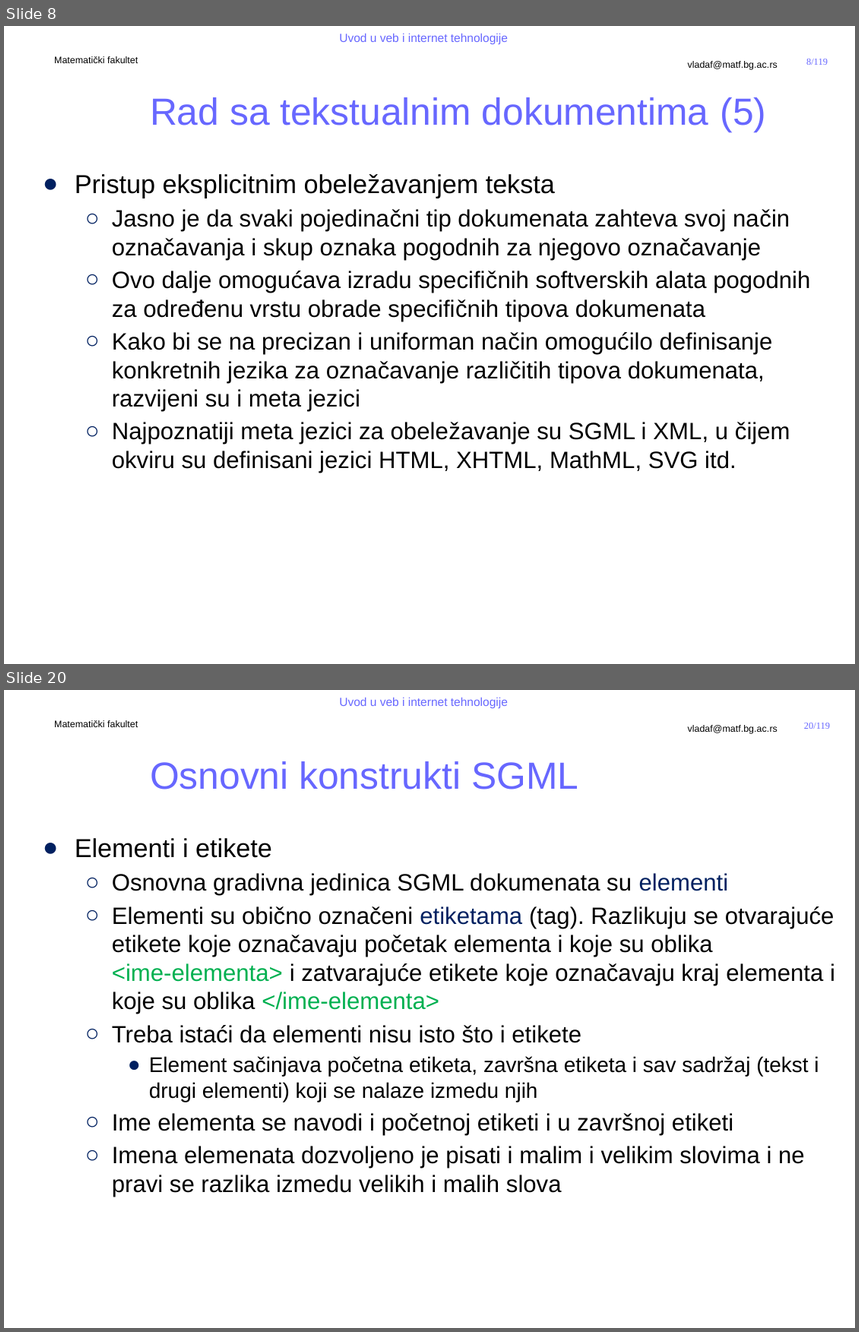
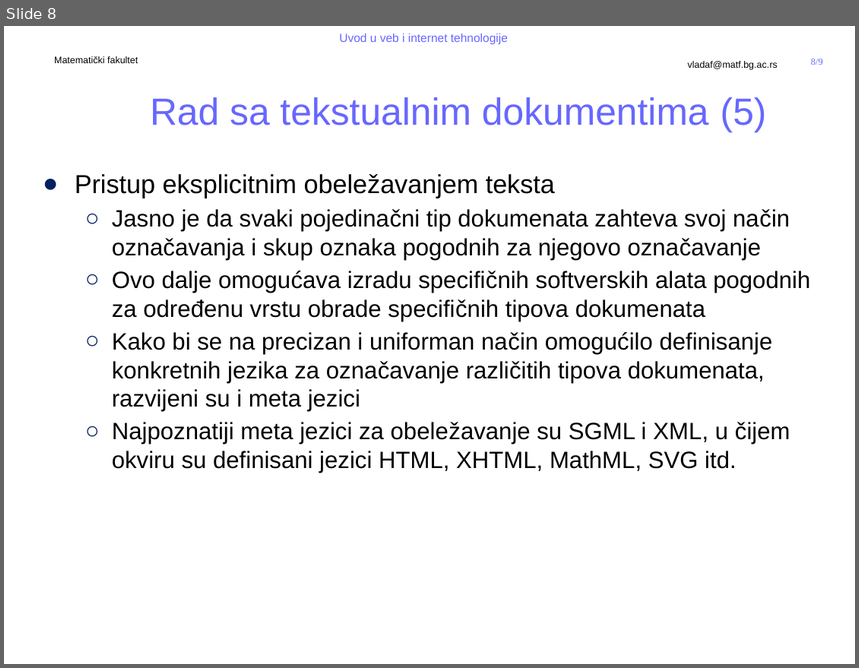
Before and after one commit to MatfUVIT/info, a slide deck: predavanja/prezentacije/2020-21/05 - 01 - Jezici za obelezavanje.pptx. Shown one above the other, each under a label of ours: slides 8 and 20 before the commit, slide 8 after it; the slides between them are not shown. The pictures are 859x1332 and 859x668 pixels, drawn with LibreOffice and Linux fonts; fonts in the diff are those of the drawing; background and template pictures are left out. Boxes give left, top, right and bottom in pixels: in the first picture for what was removed or moved away, otherwise in the second. Text is boxed around its words. In the diff, an @@ line names an element or a change of style, - is before the commit and + after.

```diff
--- a/predavanja/prezentacije/2020-21/05 - 01 - Jezici za obelezavanje.pptx
+++ b/predavanja/prezentacije/2020-21/05 - 01 - Jezici za obelezavanje.pptx
@@ slide 20 removed at (4, 690, 855, 1328), background #FFFFFF; not listed: 5 template elements that a slide beside it also shows @@
@@ title removed at (150, 761, 579, 790) @@
-Osnovni konstrukti SGML
@@ text removed at (75, 838, 835, 1197) @@
-● Elementi i etikete
-  ○ Osnovna gradivna jedinica SGML dokumenata su elementi
-  ○ Elementi su obično označeni etiketama (tag). Razlikuju se otvarajuće etikete koje označavaju početak elementa i koje su oblika
-    <ime-elementa> i zatvarajuće etikete koje označavaju kraj elementa i koje su oblika </ime-elementa>
-  ○ Treba istaći da elementi nisu isto što i etikete
-    ● Element sačinjava početna etiketa, završna etiketa i sav sadržaj (tekst i drugi elementi) koji se nalaze izmedu njih
-  ○ Ime elementa se navodi i početnoj etiketi i u završnoj etiketi
-  ○ Imena elemenata dozvoljeno je pisati i malim i velikim slovima i ne pravi se razlika izmedu velikih i malih slova
@@ page number at (811, 59, 823, 65): text changed @@
-8/119
+8/9
```
Also in this commit, not shown: 1 slide changed, 109 other slides removed, 7 other files.
